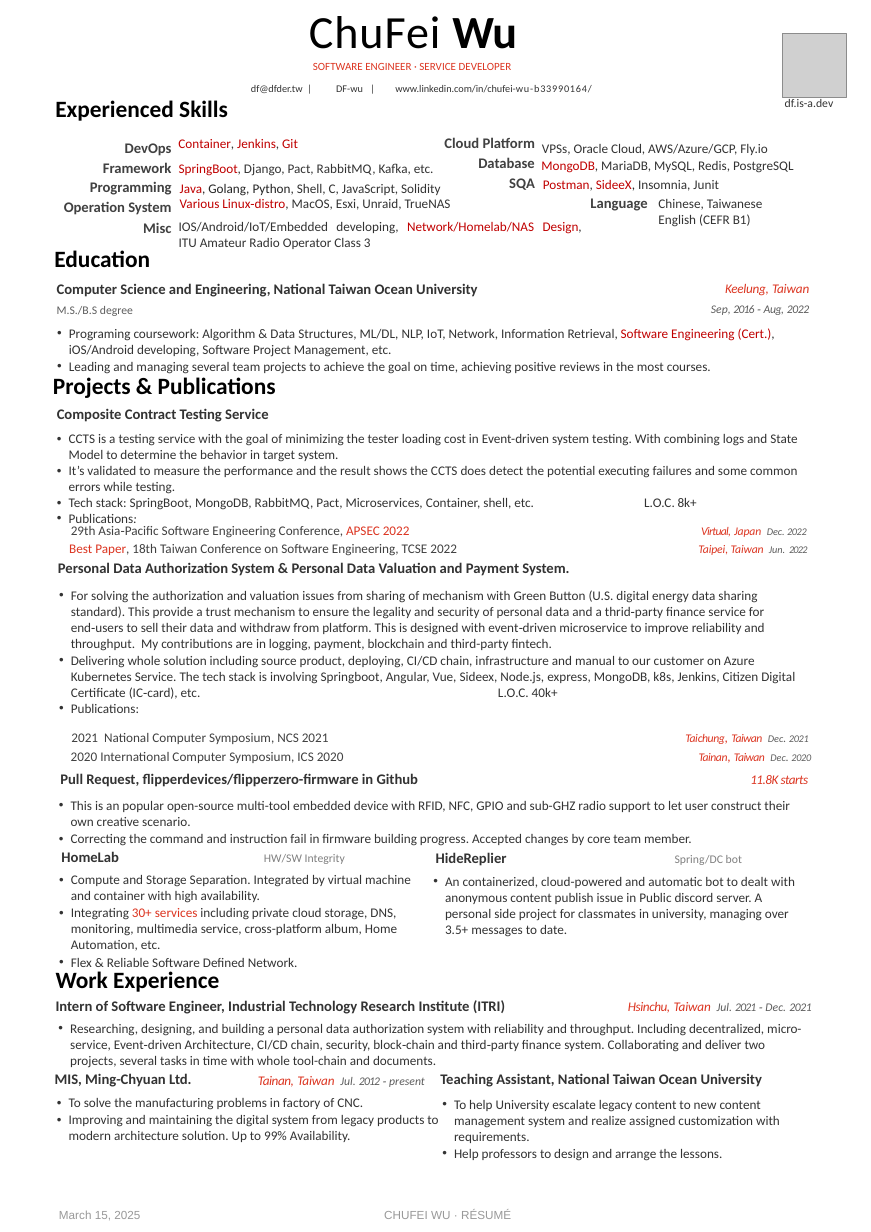
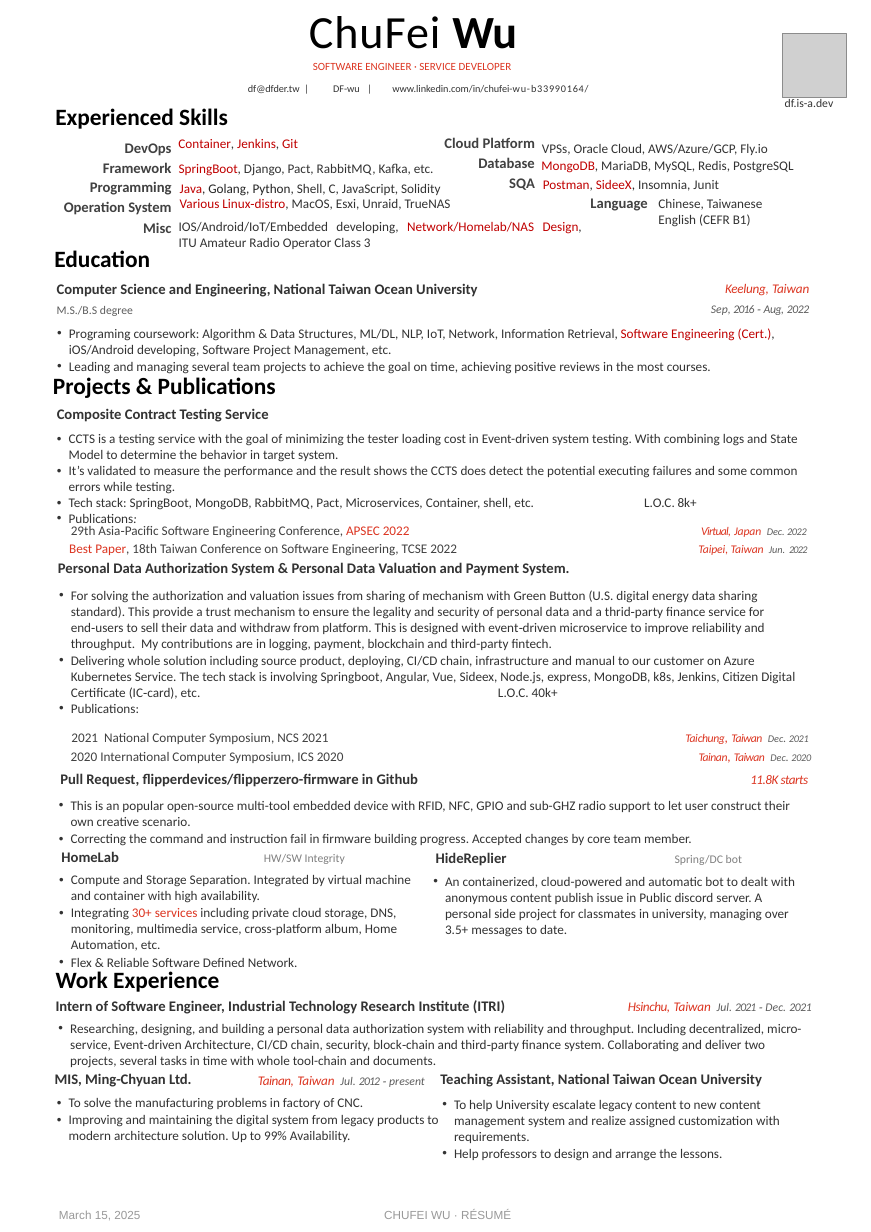
Before and after one commit to DF-wu/resume, a slide deck: slide 1 of source/CHUFEIWU_Resume.pptx. Drawn at 871x1232 pixels with LibreOffice and Linux fonts; fonts in the diff are those of the drawing; grey boxes stand for pictures; background and template pictures are left out. Boxes give left, top, right and bottom in pixels: in the first picture for what was removed or moved away, otherwise in the second. Text is boxed around its words. In the diff, an @@ line names an element or a change of style, - is before the commit and + after.

Commit message:
export PDF by powerpoint but not adobe acrobat

```diff
--- a/source/CHUFEIWU_Resume.pptx
+++ b/source/CHUFEIWU_Resume.pptx
@@ text "Experienced Skills": place and size @@
-text "Experienced Skills" at [55,100,228,121]
+text "Experienced Skills" at [55,108,228,129]
```
Also in this commit, not shown: 1 other file.
